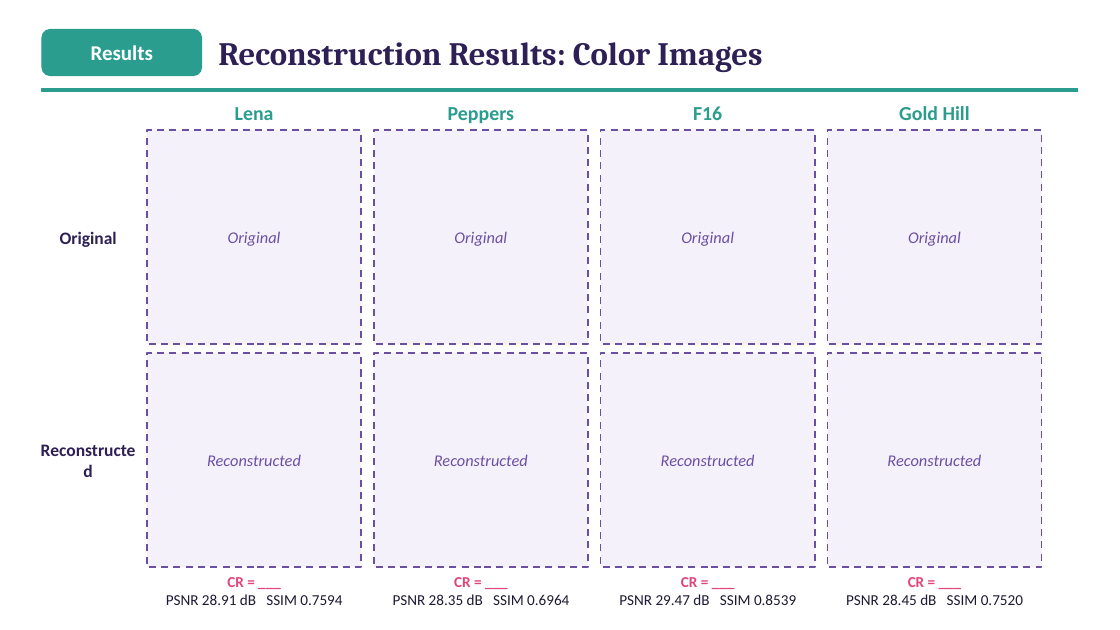
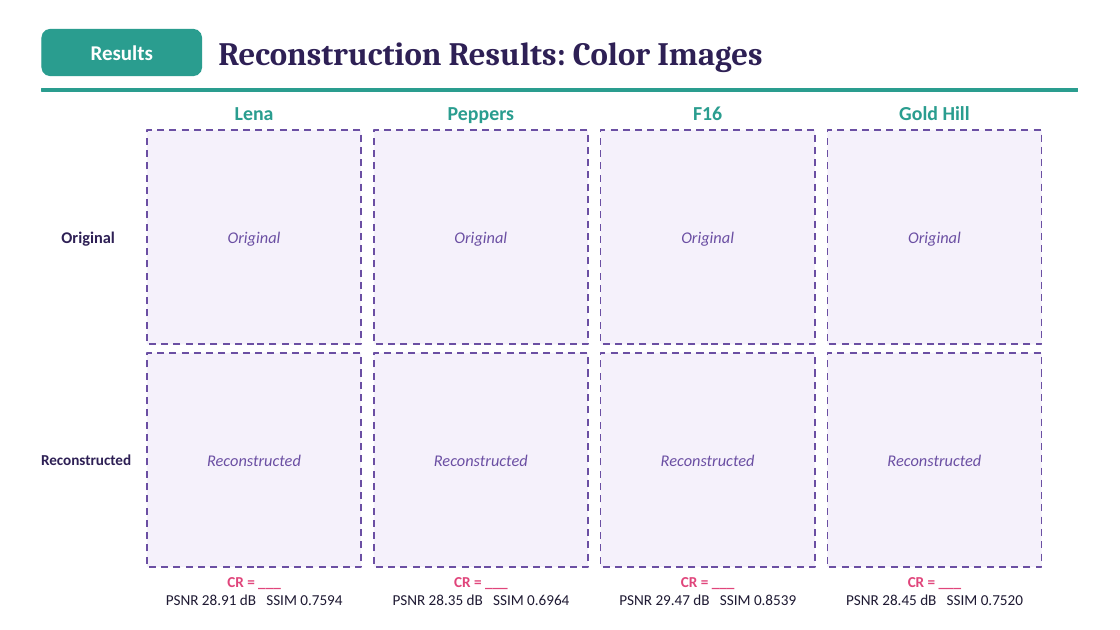
Before and after one commit to ibtihal-cpu/mihk, a slide deck: slide 22 of results/seminar/figs/Seminar_Ibtihal_v3.pptx. Drawn at 1120x630 pixels with LibreOffice and Linux fonts; fonts in the diff are those of the drawing. Boxes give left, top, right and bottom in pixels: in the first picture for what was removed or moved away, otherwise in the second. Text is boxed around its words. In the diff, an @@ line names an element or a change of style, - is before the commit and + after.

```diff
--- a/results/seminar/figs/Seminar_Ibtihal_v3.pptx
+++ b/results/seminar/figs/Seminar_Ibtihal_v3.pptx
@@ text "Original" at [61, 231, 115, 246]: size 15 to 14 pt @@
@@ text "Reconstructed": place and size @@
-text "Reconstructed" at [38, 353, 139, 567]
+text "Reconstructed" at [41, 454, 131, 465]
@@ text "Reconstructed" at [41, 454, 131, 465]: size 15 to 13 pt @@
```
Also in this commit, not shown: 6 other slides changed, 7 other files.
